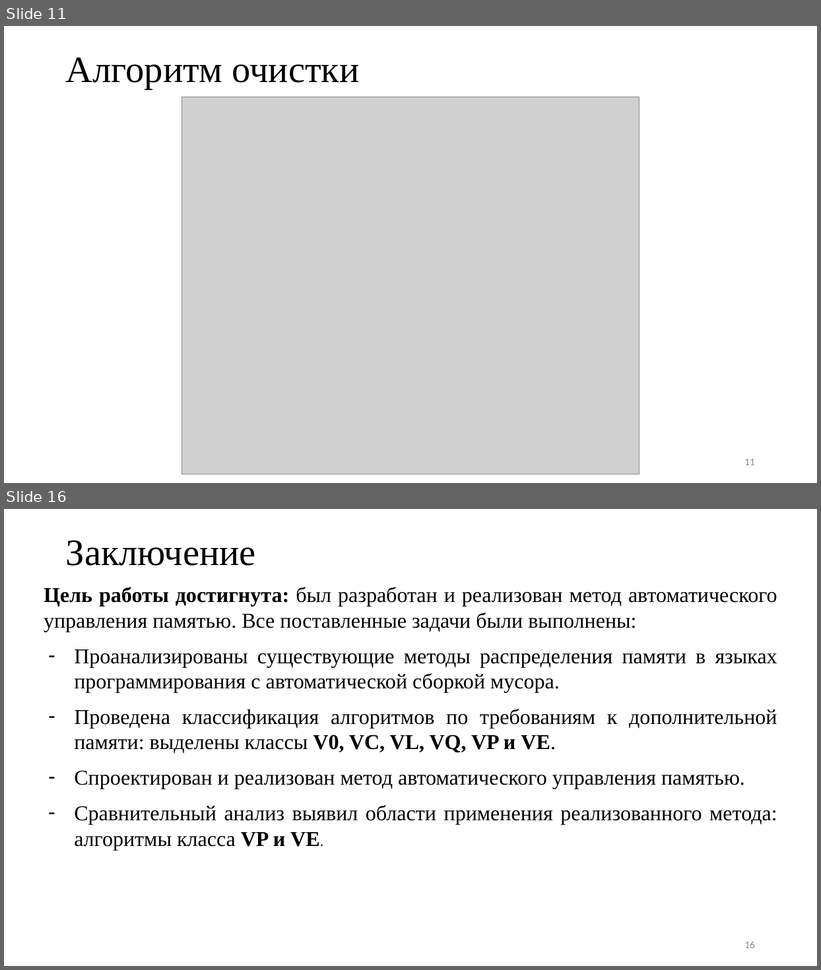
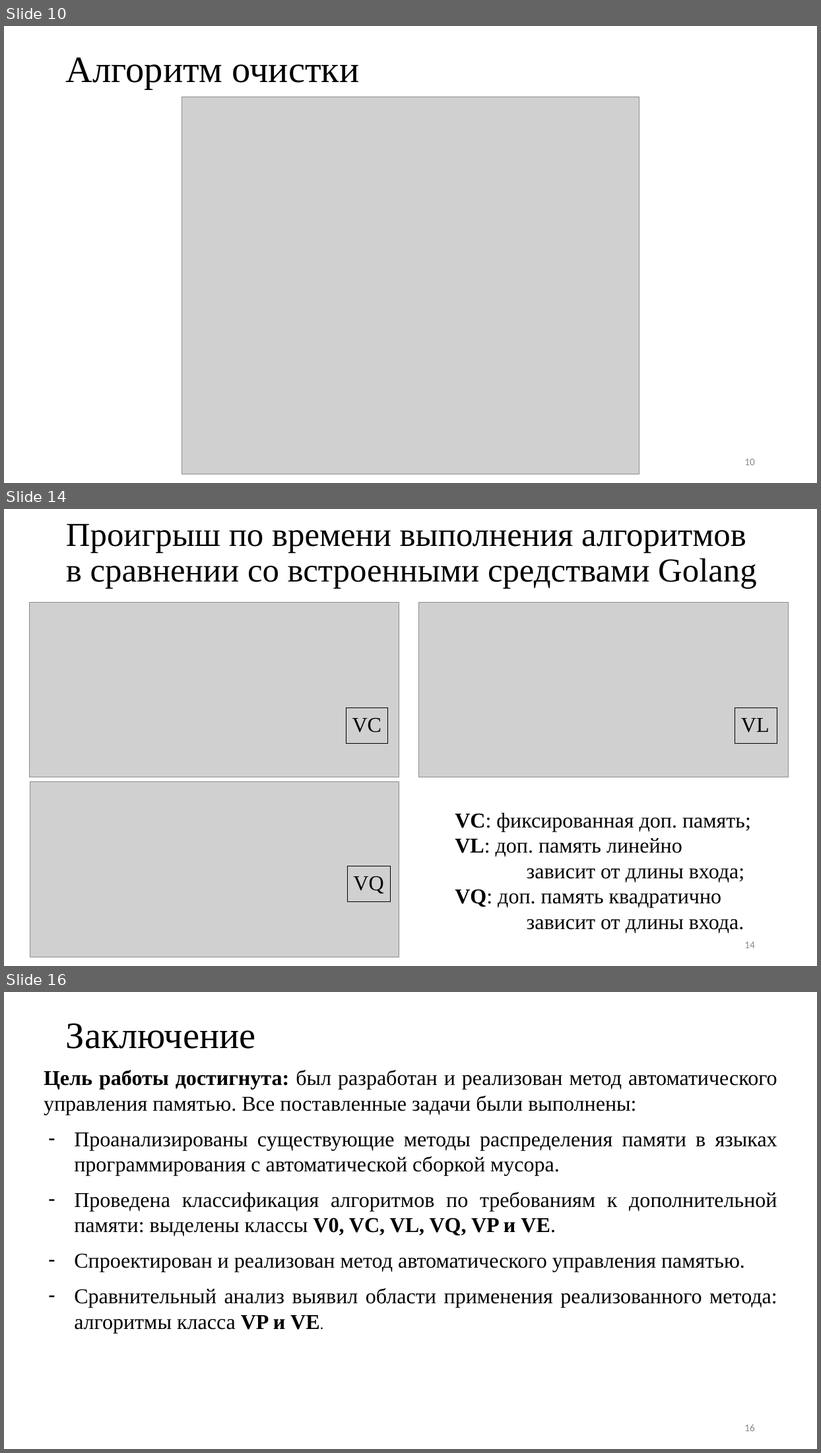
Before and after one commit to Inspirate789/alloc, a slide deck: docs/presentation/bachelor-thesis.pptx. Shown one above the other, each under a label of ours: slides 11 and 16 before the commit, slides 10, 14 and 16 after it; the slides between them are not shown. The pictures are 821x970 and 821x1453 pixels, drawn with LibreOffice and Linux fonts; fonts in the diff are those of the drawing; grey boxes stand for pictures. Boxes give left, top, right and bottom in pixels: in the first picture for what was removed or moved away, otherwise in the second. Text is boxed around its words. In the diff, an @@ line names an element or a change of style, - is before the commit and + after.

```diff
--- a/docs/presentation/bachelor-thesis.pptx
+++ b/docs/presentation/bachelor-thesis.pptx
@@ slide 14 added at (x1=4, y1=509, x2=817, y2=966), background #FFFFFF @@
@@ title added at (x1=66, y1=524, x2=757, y2=589), 39.6 pt, text #000000 @@
+Проигрыш по времени выполнения алгоритмов в сравнении со встроенными средствами Golang
@@ picture added at (x1=30, y1=602, x2=399, y2=778) @@
@@ picture added at (x1=418, y1=602, x2=789, y2=778) @@
@@ table added at (x1=346, y1=708, x2=388, y2=908), 1 rows, 1 columns @@
+VC
@@ table added at (x1=735, y1=708, x2=778, y2=908), 1 rows, 1 columns @@
+VL
@@ picture added at (x1=30, y1=782, x2=399, y2=957) @@
@@ text added at (x1=455, y1=813, x2=751, y2=934), 25 pt, text #000000 @@
+VC: фиксированная доп. память;
+VL: доп. память линейно
+зависит от длины входа;
+VQ: доп. память квадратично
+зависит от длины входа.
@@ table added at (x1=347, y1=867, x2=391, y2=966), 1 rows, 1 columns @@
+VQ
@@ page number added at (x1=745, y1=942, x2=755, y2=949), 12 pt, text #888888 @@
+14
@@ what was slide 11 is now slide 10 @@
@@ page number at (x1=745, y1=459, x2=755, y2=466): text changed @@
-11
+10
```
Also in this commit, not shown: 7 slides changed, 3 other slides added, 4 slides removed, 13 other files.
